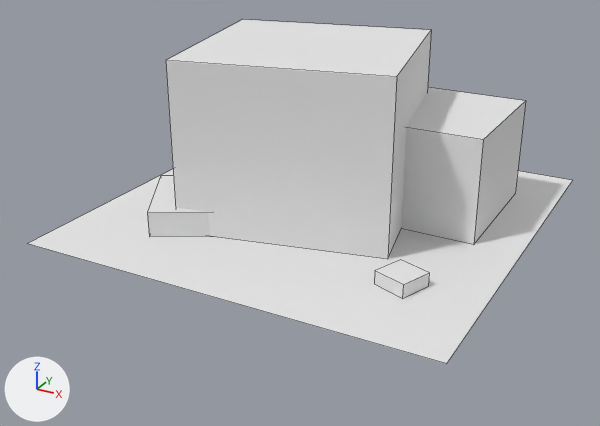
A saved change to the OBJ model Assets/Object Assets/Mine/model.obj.
Before and after are seen from a camera (50 mm lens) standing at (3.46, -6.79, 3.36) and looking at (-0.2, -0.13, 0.03). Every picture has the same lights, and +X, +Y and +Z are marked at lower left. Mesh edges are drawn as thin lines. Where no turn or scale is listed for an object, it has been applied to the vertices. Vertices at the same position are counted once.

Before the edit, the objects in view are built like this:
```python
me_cube = bpy.data.meshes.new('cube')
me_cube.from_pydata(...)  # 8 vertices, 6 faces; spans x -1.37..1.0, y -1.14..1.18, z 0.06..1.69
me_cube.materials.append(mat_m_5c0b7141_d5f5_46d3_efbe_4c1ff1415989)  # white #e7e7e7
me_cube_001 = bpy.data.meshes.new('cube.001')
me_cube_001.from_pydata(...)  # a box spanning x 0.5..1.562, y -0.062..1.313, z 0.062..1.062
me_cube_001.materials.append(mat_m_5c0b7141_d5f5_46d3_efbe_4c1ff1415989)  # white #e7e7e7
# before: 0 (1.562, -0.062, 1.062) at pixel (483, 139), 1 (1.562, 1.313, 1.062) at pixel (525, 100), 2 (1.562, -0.062, 0.063) at pixel (473, 244), 3 (1.562, 1.312, 0.062) at pixel (515, 193), 4 (0.5, 1.313, 1.062)
# before: 5 (0.5, -0.062, 1.062), 6 (0.5, 1.312, 0.062), 7 (0.5, -0.062, 0.063)
me_cube_002 = bpy.data.meshes.new('cube.002')
me_cube_002.from_pydata(...)  # 8 vertices, 6 faces; spans x -1.586..-0.522, y -1.353..-0.197, z 0.063..0.313
me_cube_002.materials.append(mat_m_5c0b7141_d5f5_46d3_efbe_4c1ff1415989)  # white #e7e7e7
me_cube_003 = bpy.data.meshes.new('cube.003')
me_cube_003.from_pydata(...)  # 8 vertices, 6 faces; spans x 1.081..1.482, y -1.294..-0.893, z 0.063..0.188
me_cube_003.materials.append(mat_m_5c0b7141_d5f5_46d3_efbe_4c1ff1415989)  # white #e7e7e7
me_cube_004 = bpy.data.meshes.new('cube.004')
me_cube_004.from_pydata(...)  # 4 vertices, 1 face; spans x -2.0..2.0, y -2.0..2.0, z 0.06
me_cube_004.materials.append(mat_m_5c0b7141_d5f5_46d3_efbe_4c1ff1415989)  # white #e7e7e7
# before: 0 (2.0, -2.0, 0.06) at pixel (446, 363), 1 (2.0, 2.0, 0.06) at pixel (572, 180), 2 (-2.0, 2.0, 0.06), 3 (-2.0, -2.0, 0.06) at pixel (27, 243)
ob_cube = bpy.data.objects.new('cube', me_cube)
ob_cube.location = (0.0, 0.0, 0.0)
ob_cube_001 = bpy.data.objects.new('cube.001', me_cube_001)
ob_cube_001.location = (0.0, 0.0, 0.0)
ob_cube_002 = bpy.data.objects.new('cube.002', me_cube_002)
ob_cube_002.location = (0.0, 0.0, 0.0)
ob_cube_003 = bpy.data.objects.new('cube.003', me_cube_003)
ob_cube_003.location = (0.0, 0.0, 0.0)
ob_cube_004 = bpy.data.objects.new('cube.004', me_cube_004)
ob_cube_004.location = (0.0, 0.0, 0.0)
```
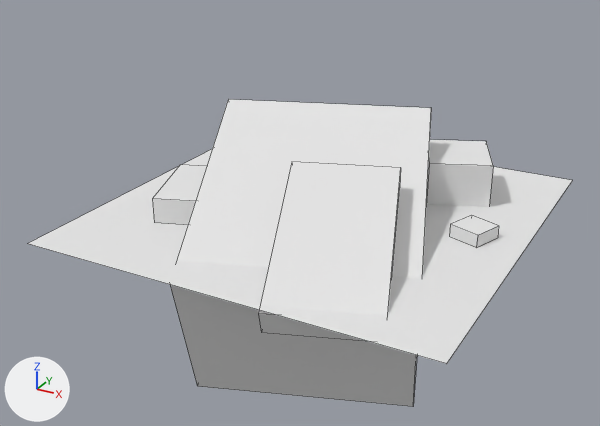
Boxes [x1, y1, x2, y2] around the edits, measured in the pictures (600 x 426 px):
'cube', reshaped
    before: [166, 20, 431, 259]
    after: [152, 165, 207, 225]
'cube.001', reshaped
    before: [401, 88, 526, 244]
    after: [27, 149, 573, 364]
'cube.003', reshaped (368% wider, 690% taller)
    before: [374, 260, 429, 298]
    after: [170, 99, 431, 406]
'cube.004', reshaped
    before: [27, 169, 573, 364]
    after: [426, 140, 493, 207]
'cube.005', added
    after: [258, 162, 401, 341]

What changed in the scene script:
```text
Change me_cube:
    where me_cube.from_pydata(...)  # 8 vertices, 6 faces; spans x -1.37..1.0, y -1.14..1.18, z 0.06..1.69
    me_cube part 1
    me_cube.vertices[0].co: (1.0, -0.71, 1.69) -> (-0.63, -0.84, 0.31)  # pixel (396, 76) -> not seen
    me_cube.vertices[1].co: (0.58, 1.18, 1.69) -> (-0.95, 0.04, 0.31)  # pixel (431, 29) -> not seen
    me_cube.vertices[2].co: (1.0, -0.71, 0.06) -> (-0.63, -0.84, 0.06)  # pixel (387, 259) -> not seen
    me_cube.vertices[3].co: (0.58, 1.18, 0.06) -> (-0.95, 0.04, 0.06)
    me_cube.vertices[4].co: (-1.37, 0.75, 1.69) -> (-1.6, -0.19, 0.31)  # pixel (242, 19) -> pixel (180, 164)
    me_cube.vertices[5].co: (-0.95, -1.14, 1.69) -> (-1.28, -1.07, 0.31)  # pixel (165, 60) -> pixel (152, 198)
    me_cube.vertices[6].co: (-1.37, 0.75, 0.06) -> (-1.6, -0.19, 0.06)
    me_cube.vertices[7].co: (-0.95, -1.14, 0.06) -> (-1.28, -1.07, 0.06)  # not seen -> pixel (154, 222)
Change me_cube_001:
    where me_cube_001.from_pydata(...)  # 8 vertices, 6 faces; spans x 0.5..1.562, y -0.062..1.313, z 0.062..1.062
    verts and faces of me_cube_001; kept vertices keep their numbers, new ones are numbered from 8
    me_cube_001 part 2
    add delete_vertices([*range(0, 8)])  # with the faces that use them
    add verts[8] = (2.0, -2.0, 0.063)  # pixel (446, 363)
    add verts[9] = (2.0, 2.0, 0.062)  # pixel (572, 180)
    add verts[10] = (-2.0, 2.0, 0.062)
    add verts[11] = (-2.0, -2.0, 0.063)  # pixel (27, 243)
    add faces += [(8, 9, 10, 11)]
Change me_cube_003:
    where me_cube_003.from_pydata(...)  # 8 vertices, 6 faces; spans x 1.081..1.482, y -1.294..-0.893, z 0.063..0.188
    me_cube_003 part 3
    me_cube_003.vertices[0].co: (1.375, -1.294, 0.188) -> (1.468, -1.108, -0.03)  # pixel (403, 284) -> not seen
    me_cube_003.vertices[1].co: (1.482, -1.0, 0.188) -> (0.678, 1.062, 0.926)  # pixel (429, 272) -> pixel (431, 107)
    me_cube_003.vertices[2].co: (1.375, -1.294, 0.063) -> (1.255, -0.524, -1.532)  # pixel (402, 298) -> pixel (413, 406)
    me_cube_003.vertices[3].co: (1.482, -1.0, 0.063) -> (0.465, 1.647, -0.575)  # pixel (428, 286) -> not seen
    me_cube_003.vertices[4].co: (1.188, -0.893, 0.188) -> (-1.319, 0.335, 0.926)  # pixel (400, 259) -> pixel (228, 99)
    me_cube_003.vertices[5].co: (1.081, -1.187, 0.188) -> (-0.529, -1.835, -0.03)  # pixel (374, 270) -> not seen
    me_cube_003.vertices[6].co: (1.188, -0.893, 0.063) -> (-1.532, 0.92, -0.575)
    me_cube_003.vertices[7].co: (1.081, -1.187, 0.063) -> (-0.742, -1.251, -1.532)  # pixel (374, 284) -> pixel (197, 386)
Change me_cube_004:
    where me_cube_004.from_pydata(...)  # 4 vertices, 1 face; spans x -2.0..2.0, y -2.0..2.0, z 0.06
    verts and faces of me_cube_004; kept vertices keep their numbers, new ones are numbered from 4
    me_cube_004 part 4
    add delete_vertices([*range(0, 4)])  # with the faces that use them
    add verts[4] = (1.43, 0.85, 0.0)
    add verts[5] = (1.14, 1.54, 0.0)
    add verts[6] = (0.57, 1.3, 0.0)
    add verts[7] = (0.85, 0.61, 0.0)
    add for new, old in zip([*range(8, 12)], [*range(4, 8)]): verts[new] = verts[old] + (0.0, 0.0, 0.5)
    add faces += [(5, 6, 10, 9), (4, 5, 9, 8), (4, 8, 11, 7), (6, 7, 11, 10), (8, 9, 10, 11), (4, 7, 6, 5)]
Add me_cube_005:
    me_cube_005.from_pydata([(1.4, -1.66, 0.03), (0.85, -0.14, 0.7), (1.37, -1.57, -0.2), (0.82, -0.05, 0.47), (-0.09, -0.49, 0.7), (0.46, -2.01, 0.03), (-0.12, -0.4, 0.47), (0.43, -1.92, -0.2)], [], [(3, 6, 4, 1), (2, 3, 1, 0), (7, 2, 0, 5), (6, 7, 5, 4), (5, 0, 1, 4), (6, 3, 2, 7)])
    me_cube_005.materials.append(mat_m_5c0b7141_d5f5_46d3_efbe_4c1ff1415989)  # white #e7e7e7
Add ob_cube_005:
    ob_cube_005 = bpy.data.objects.new('cube.005', me_cube_005)
    ob_cube_005.location = (0.0, 0.0, 0.0)
```
